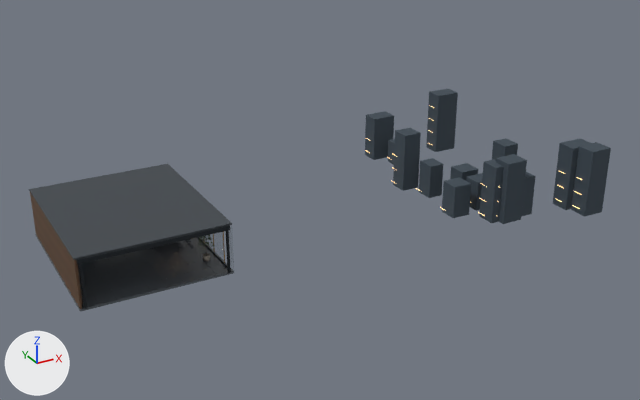
One commit to the glTF model gabriel-portfolio/public/models/environment-5.glb: the scene before it, then after it.
Before and after are seen from a 50 mm lens placed at (-24.8, -88.0, 46.2), pointed at (25.2, 2.8, 0.8). The axes (+X, +Y, +Z) are drawn at lower left. The lights are the same throughout. The older version comes first. Where no turn or scale is listed for an object, it has been applied to the vertices. Vertices at exactly the same position are counted once.

The first picture shows 'Continuous floor slab'.
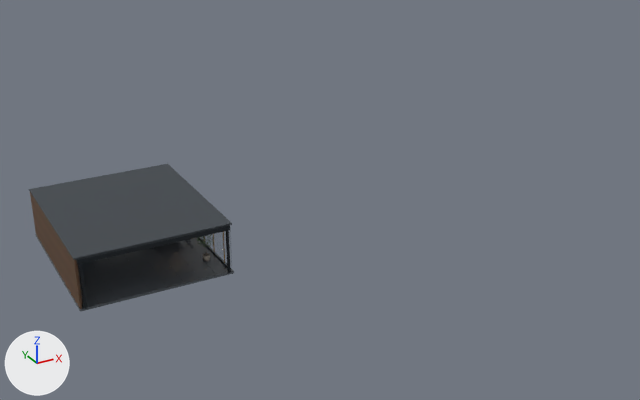
Where the newer file only moved an object's origin or applied its transform, the numbers keep the older frame.

Location of each change, (x1, y1, x2, y2) in pixels of the pictures (640 x 400 px; the box of a moved part takes in the faces that stretch with it):
'Continuous floor slab', reshaped (65% narrower, 33% shorter): before (29, 89, 611, 312); after (29, 164, 234, 312)
part 1 of me_cube_1528, moved or reshaped (not visible afterwards): before (419, 158, 443, 198)
part 2 of me_cube_1528, moved or reshaped (not visible afterwards): before (442, 177, 471, 218)
part 3 of me_cube_1528, moved or reshaped (not visible afterwards): before (466, 173, 483, 211)
part 4 of me_cube_1528, moved or reshaped (not visible afterwards): before (479, 159, 504, 223)
part 5 of me_cube_1528, moved or reshaped (not visible afterwards): before (496, 154, 527, 224)
part 6 of me_cube_1528, moved or reshaped (not visible afterwards): before (450, 163, 478, 181)
part 7 of me_cube_1528, moved or reshaped (not visible afterwards): before (492, 138, 518, 160)
part 8 of me_cube_1528, moved or reshaped (not visible afterwards): before (521, 172, 536, 217)
part 9 of me_cube_1528, moved or reshaped (not visible afterwards): before (388, 139, 395, 165)
part 10 of me_cube_1528, moved or reshaped (not visible afterwards): before (365, 111, 394, 160)
part 11 of me_cube_1528, moved or reshaped (not visible afterwards): before (426, 89, 458, 152)
part 12 of me_cube_1528, deleted: before (197, 105, 611, 253)

What the commit changed:
me_cube_1528 is used by ob_continuous_floor_slab; location (25.16, 3.68, 2.51).
me_cube_1528 had 10984 vertices, 17606 faces and spanned x -33.7..33.7, y -16.5..16.5, z -4.5..4.5.
me_cube_1528 now has 13941 vertices, 21216 faces and spans x -33.7..-16.7, y -11.9..8.5, z -2.8..3.3.
me_cube_1528 part 1: the loose piece of 24 vertices spanning x 16.4..18.5, y -1.8..0.7, z -4.5..0.1 is scaled about its middle by (0.031, 8.09, 0.0499), then moved by (-48.4, -1.1, 5.2), in mat_quarter_sawn_walnut_005.
me_cube_1528 part 2: the loose piece of 24 vertices spanning x 15.3..17.9, y -8.7..-6.2, z -4.5..-0.1 is scaled about its middle by (0.0253, 8.07, 0.0528), then moved by (-45.5, 5.8, 5.4), in mat_quarter_sawn_walnut_005.
me_cube_1528 part 3: the loose piece of 24 vertices spanning x 19.4..22.7, y -8.2..-5.7, z -4.5..-0.5 is scaled about its middle by (0.02, 8.08, 0.0582), then moved by (-42.4, 5.3, 5.6), in mat_quarter_sawn_walnut_005.
me_cube_1528 part 4: the loose piece of 24 vertices spanning x 18.7..21.2, y -12.3..-9.8, z -4.5..3.1 is scaled about its middle by (0.0255, 8.08, 0.0303), then moved by (-39.3, 9.4, 3.7), in mat_quarter_sawn_walnut_005.
me_cube_1528 part 5: the loose piece of 24 vertices spanning x 19.9..22.8, y -13.2..-10.7, z -4.5..3.7 is scaled about its middle by (5.14, 0.0191, 0.0113), then moved by (-46.5, 2.3, 3.5), in mat_satin_bronze_005 (brown #a68659).
me_cube_1528 part 6: the loose piece of 24 vertices spanning x 19.3..22.0, y -5.0..-2.5, z -4.5..-0.2 is scaled about its middle by (5.59, 0.0187, 0.0214), then moved by (-45.8, -2.9, 5.4), in mat_satin_bronze_005 (brown #a68659).
me_cube_1528 part 7: the loose piece of 24 vertices spanning x 24.5..26.7, y -7.0..-4.5, z -4.5..3.2 is scaled about its middle by (6.89, 0.0191, 0.012), then moved by (-50.8, 2.0, 3.7), in mat_satin_bronze_005 (brown #a68659).
me_cube_1528 part 8: the loose piece of 24 vertices spanning x 22.8..25.2, y -12.5..-10.0, z -4.5..0.8 is scaled about its middle by (6.5, 0.0193, 0.0173), then moved by (-49.2, 10.6, 4.9), in mat_satin_bronze_005 (brown #a68659).
me_cube_1528 part 9: the loose piece of 24 vertices spanning x 19.0..21.9, y 10.0..12.5, z -4.5..-1.1 is scaled about its middle by (5.09, 0.0193, 0.0273), then moved by (-45.6, -9.0, 5.9), in mat_satin_bronze_005 (brown #a68659).
me_cube_1528 part 10: the loose piece of 24 vertices spanning x 17.4..20.9, y 14.0..16.5, z -4.5..2.0 is scaled about its middle by (4.34, 0.0188, 0.0143), then moved by (-44.3, -9.9, 4.3), in mat_satin_bronze_005 (brown #a68659).
me_cube_1528 part 11: the loose piece of 24 vertices spanning x 27.6..31.1, y 12.3..14.8, z -4.5..4.5 is scaled about its middle by (4.21, 0.0188, 0.0102), then moved by (-54.5, -5.2, 3.1), in mat_satin_bronze_005 (brown #a68659).
me_cube_1528 part 12: 241 loose pieces with 1148 vertices, spanning x -33.0..33.7, y -16.5..15.9, z -4.5..4.4, are deleted.
Other edits to the shape of me_cube_1528 do not show in these pictures.
me_cube_1528 no longer uses material mat_distant_blue_stone_005 (dark blue #3c4852).
